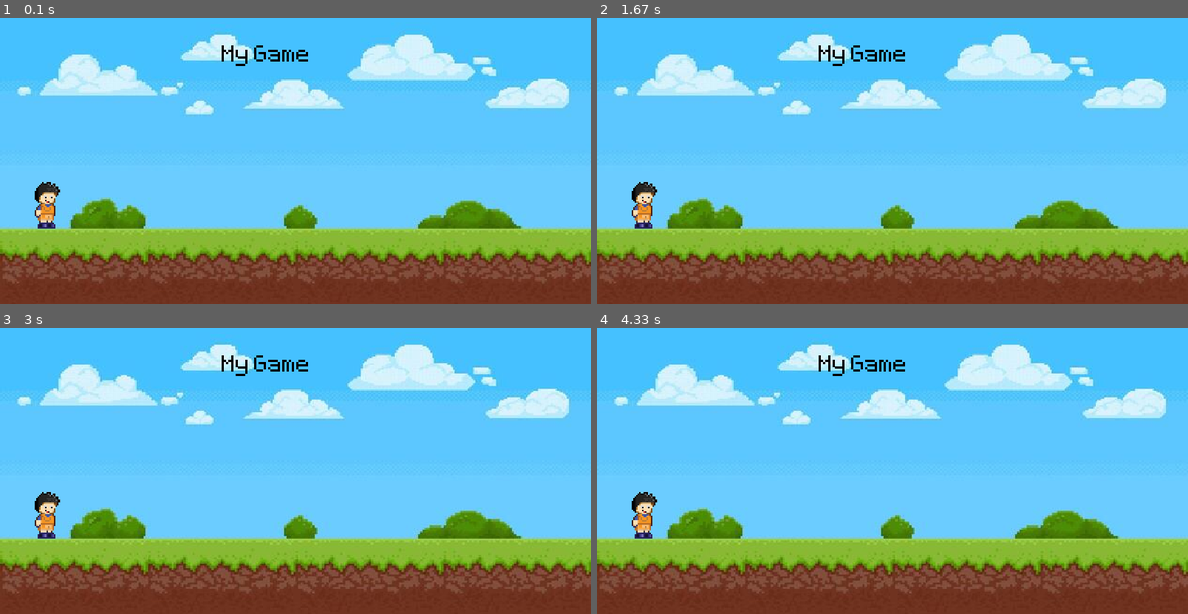
Above: before the commit, frames 1-4 (two rows, left to right).
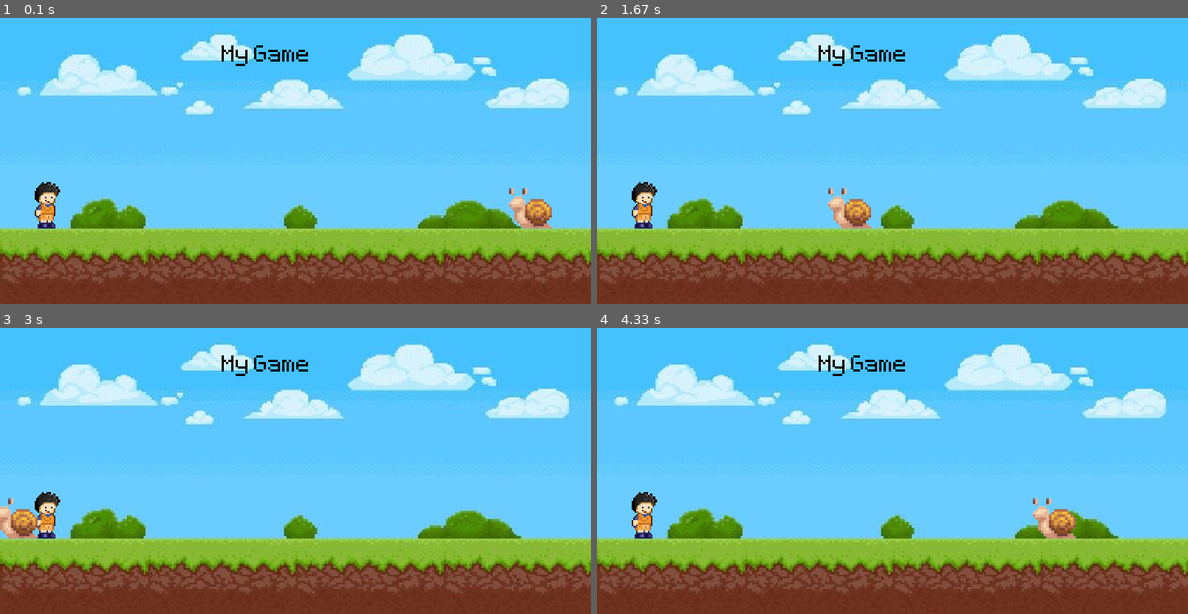
Above: after the commit, the same moments.

Repository: kazakas99/pygame-game
Game: pygame game, started from game.py
Same seed, same stepped clock (60 frames per second), same inputs: the game is played once before the commit and once after it.
Inputs:
- Up to frame 1 (0.1 s): no input
- Up to frame 2 (1.67 s): no input
- Up to frame 3 (3 s): no input
- Up to frame 4 (4.33 s): no input

The runs differ from the first frame. In frame 1, 0.7% of the frame differs, in the area x 86-94%, y 59-74%; in frame 2, 0.7%; in frame 3, 0.6%; in frame 4, 0.7%, in the area x 73-82%, y 59-74%.

Commit message:
Fix snail movement and rendering

Diff:
--- a/game.py
+++ b/game.py
@@ -13,12 +13,14 @@
 background = pygame.transform.scale(background, screen.get_size())
 
 player = pygame.image.load('characters/character.png').convert_alpha()
-player = pygame.transform.scale(player, (int(player.get_width() * 0.25), int(player.get_height() * 0.25)))
-player_rect = player.get_rect(topleft = (0, 203))
+player = pygame.transform.scale(
+    player, (int(player.get_width() * 0.25), int(player.get_height() * 0.25)))
+player_rect = player.get_rect(topleft=(0, 203))
 
 snail = pygame.image.load('characters/snail.png').convert_alpha()
-snail = pygame.transform.scale(snail, (int(snail.get_width() * 0.45), int(snail.get_height() * 0.45)))
-snail_rect = snail.get_rect(topright = (800, 210))
+snail = pygame.transform.scale(
+    snail, (int(snail.get_width() * 0.45), int(snail.get_height() * 0.45)))
+snail_rect = snail.get_rect(topright=(800, 210))
 
 while running:
     for event in pygame.event.get():
@@ -35,9 +37,9 @@
     screen.blit(player, player_rect)
 
     snail_rect.x -= 4
-    if snail_rect.right >= 0:
+    if snail_rect.right <= 0:
         snail_rect.left = 800
-    screen.blit(snail, (snail_rect))
+    screen.blit(snail, snail_rect)
 
     pygame.display.update()
     clock.tick(60)
